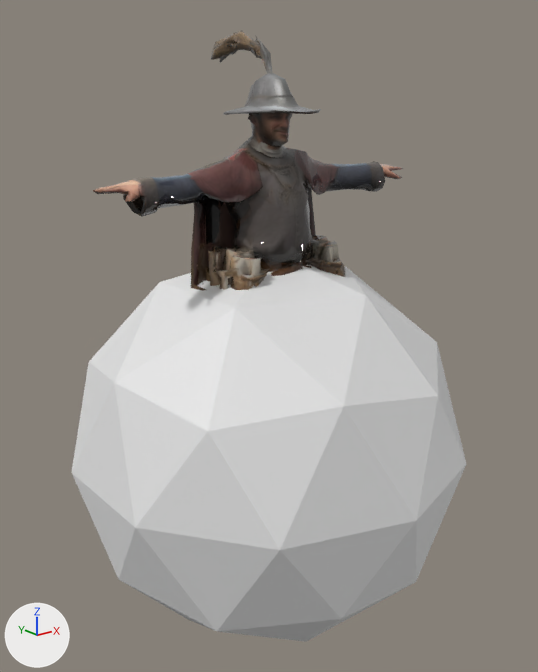
What one commit did to the FBX model data/dev/models/merchant_m.fbx.
Rendered twice from a camera (50 mm lens) standing at (-2.21, -2.77, 1.68) and looking at (0.02, 0.01, 0.56). The axes (+X, +Y, +Z) are drawn at lower left. The lights are the same throughout. The first picture is the older version. Where no turn or scale is listed for an object, it has been applied to the vertices.
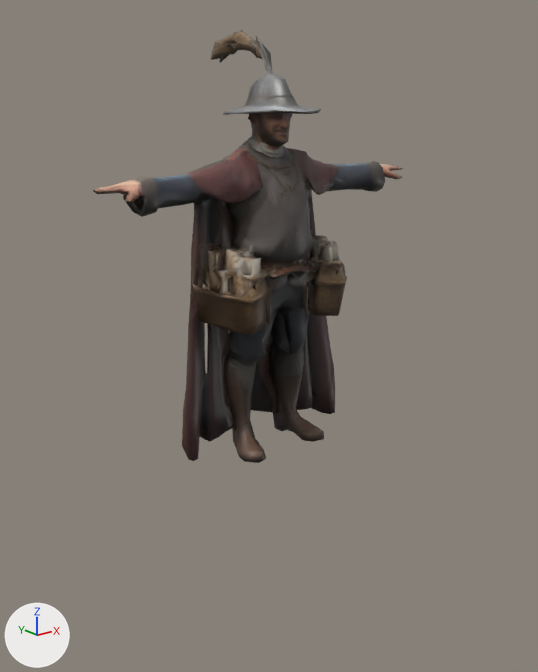
Where the newer file only moved an object's origin or applied its transform, the numbers keep the older frame.

Boxes [x1, y1, x2, y2] around the edits, measured in the pictures (538 x 672 px):
'Icosphere', deleted
    before: [71, 265, 466, 642]

The change, as a list of edits to the scene's bpy script:
```text
Remove ob_icosphere:
    ob_icosphere = bpy.data.objects.new('Icosphere', me_icosphere)
    ob_icosphere.location = (0.0, 0.0, 0.0)
```
